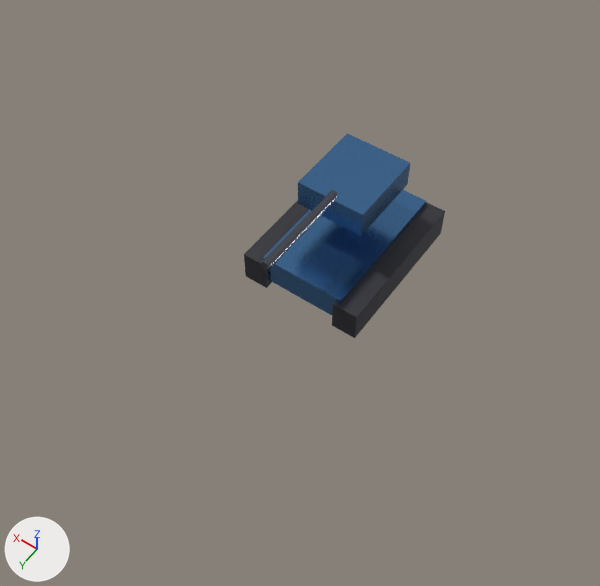
What one commit did to the glTF model apps/web-client/public/assets/models/units/AL_MCV_MobileNode_LOD1.glb.
Rendered twice from a camera (50 mm lens) standing at (-7.67, 12.87, 17.42) and looking at (-0.22, 2.44, 1.03). The axes (+X, +Y, +Z) are drawn at lower left. The lights are the same throughout. The older version comes first. Objects named as collision shapes, trigger or cutter boxes, shadow casters or lower levels of detail are left out. Where no turn or scale is listed for an object, it has been applied to the vertices. Vertices at exactly the same position are counted once.

Before the edit, the objects in view are built like this:
```python
ob_cube = bpy.data.objects.new('Cube', me_cube)
ob_cube.parent = ob_vehicleroot
ob_cube.location = (0.0, 0.0, 0.7)
ob_cube.scale = (2.4, 4.2, 0.8)
ob_cube_001 = bpy.data.objects.new('Cube.001', me_cube_001)
ob_cube_001.parent = ob_vehicleroot
ob_cube_001.location = (-1.4, 0.0, 0.5)
ob_cube_001.scale = (0.7, 4.4, 0.9)
ob_cube_002 = bpy.data.objects.new('Cube.002', me_cube_002)
ob_cube_002.parent = ob_vehicleroot
ob_cube_002.location = (1.4, 0.0, 0.5)
ob_cube_002.scale = (0.7, 4.4, 0.9)
ob_cube_003 = bpy.data.objects.new('Cube.003', me_cube_003)
ob_cube_003.parent = ob_turretyaw
ob_cube_003.location = (0.0, -0.2, 1.4)
ob_cube_003.scale = (1.9, 2.2, 0.75)
ob_cylinder = bpy.data.objects.new('Cylinder', me_cylinder)
ob_cylinder.location = (0.0, 2.1, 2.95)
ob_turretyaw = bpy.data.objects.new('TurretYaw', None)
ob_turretyaw.parent = ob_vehicleroot
ob_turretyaw.location = (0.0, 0.0, 1.2)
```
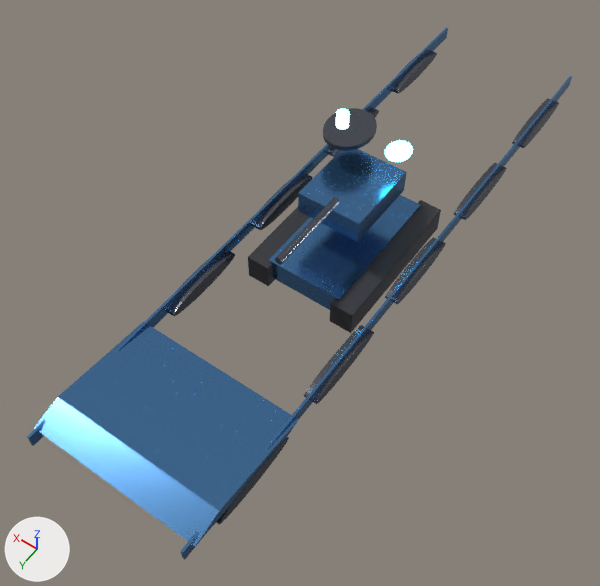
ob_turretyaw is not drawn itself; it is the parent of ob_cube_003, ob_gunpitch.

Where the newer file only moved an object's origin or applied its transform, the numbers keep the older frame.

What differs and where, as boxes (x1, y1, x2, y2) in the pictures (600 x 586 px; the box of a moved part takes in the faces that stretch with it):
'Cube.001', recoloured, moved, rescaled, turned
    before: (332, 202, 445, 338)
    after: (34, 322, 299, 546)
'Cube.003', recoloured, moved, rescaled (247% wider, 365% taller)
    before: (298, 133, 410, 236)
    after: (181, 76, 572, 559)
'Cube', recoloured, reshaped, rescaled (6% narrower, 8% shorter)
    before: (263, 190, 426, 315)
    after: (268, 195, 421, 310)
'Cube.006', added (blue)
    after: (298, 149, 407, 242)
'Cube.002', recoloured, reshaped, moved, rescaled
    before: (244, 200, 309, 288)
    after: (330, 200, 441, 333)
'Cube.005', added
    after: (27, 28, 448, 446)
'Cylinder', reshaped (38% narrower, 37% shorter)
    before: (261, 190, 338, 270)
    after: (512, 98, 559, 148)
'Cube.004', added
    after: (248, 207, 310, 286)
'Cylinder.010', added
    after: (323, 108, 377, 151)
'Cylinder.003', added
    after: (304, 325, 374, 404)
'Cylinder.008', added
    after: (168, 251, 235, 316)
'Cylinder.002', added
    after: (385, 237, 446, 304)
'Cylinder.007', added
    after: (254, 174, 313, 230)
'Cylinder.001', added
    after: (454, 163, 507, 220)
'Cylinder.011', added
    after: (275, 197, 339, 264)
'Cylinder.004', added
    after: (216, 437, 289, 524)
'Cylinder.005', added
    after: (392, 51, 437, 94)
'Sphere', added
    after: (385, 140, 413, 162)
'Cylinder.012', added
    after: (336, 109, 350, 130)
'Cylinder.006', added
    after: (328, 108, 379, 157)
part 1 of me_cube, moved or reshaped (not visible afterwards)
    before: (263, 190, 426, 315)

What changed in the scene script:
```text
Change me_cube_001:
    where me_cube_001.from_pydata(...)  # 8 vertices, 12 faces; spans x -0.5..0.5, y -0.5..0.5, z -0.5..0.5
    remove me_cube_001.materials.append(mat_mat_treads)  # dark grey #3f3f45
    add me_cube_001.materials.append(mat_mat_alliancearmor)  # blue #5081b3
Change me_cube_003:
    where me_cube_003.from_pydata(...)  # 8 vertices, 12 faces; spans x -0.5..0.5, y -0.5..0.5, z -0.5..0.5
    remove me_cube_003.materials.append(mat_mat_alliancearmor)  # blue #5081b3
    add me_cube_003.materials.append(mat_mat_treads)  # dark grey #3f3f45
Change me_cylinder:
    remove me_cylinder.from_pydata(...)  # 64 vertices, 124 faces; spans x -0.12..0.12, y -1.4..1.4, z -0.12..0.12
    add me_cylinder.from_pydata(...)  # 64 vertices, 124 faces; spans x -2.32..-1.97, y -10.37..-7.91, z -2.27..-1.85
    me_cylinder part 2: the whole mesh is multiplied about its middle by the matrix ((0.0, -0.128, 0.0), (0.0, 0.0, 10.267), (-1.75, 0.0, 0.0)), then moved by (-2.14, -9.14, -2.06)
Add me_cube_006:
    me_cube_006.from_pydata([(0.0, -9.2, -0.2), (0.0, -9.2, 0.2), (0.0, 9.2, -0.2), (0.0, 9.2, 0.2), (0.0, -9.2, -0.2), (0.0, -9.2, 0.2), (0.0, 9.2, -0.2), (0.0, 9.2, 0.2)], [], [(0, 1, 3), (0, 3, 2), (2, 3, 7), (2, 7, 6), (6, 7, 5), (6, 5, 4), (4, 5, 1), (4, 1, 0), (2, 6, 4), (2, 4, 0), (7, 3, 1), (7, 1, 5)])
    me_cube_006.materials.append(mat_mat_alliancearmor)  # blue #5081b3
Change ob_cube:
    ob_cube: bpy.data.objects.new('Cube', me_cube) -> bpy.data.objects.new('Cube', me_cube_001)
    ob_cube.location: (0.0, 0.0, 0.7) -> (0.0, 0.0, 0.65)
    ob_cube.scale: (2.4, 4.2, 0.8) -> (2.2, 4.0, 0.65)
Change ob_cube_001:
    ob_cube_001.parent: ob_vehicleroot -> ob_cube
    ob_cube_001.location: (-1.4, 0.0, 0.5) -> (0.0, 1.8, 0.75)
    ob_cube_001.rotation_euler: (0.0, 0.0, 0.0) -> (0.524, 0.0, 0.0)  # degrees (0, 0, 0) -> degrees (30, 0, 0)
    ob_cube_001.scale: (0.7, 4.4, 0.9) -> (2.1, 0.8, 0.4)
Change ob_cube_002:
    ob_cube_002: bpy.data.objects.new('Cube.002', me_cube_002) -> bpy.data.objects.new('Cube.002', me_cube_003)
    ob_cube_002.location: (1.4, 0.0, 0.5) -> (-1.3, 0.0, 0.55)
    ob_cube_002.scale: (0.7, 4.4, 0.9) -> (0.65, 4.4, 0.75)
Change ob_turretyaw:
    ob_turretyaw.location: (0.0, 0.0, 1.2) -> (0.0, 0.0, 1.1)
Change ob_cube_003:
    ob_cube_003.parent: ob_turretyaw -> ob_cube_002
    ob_cube_003.location: (0.0, -0.2, 1.4) -> (-1.365, 0.0, 0.65)
    ob_cube_003.scale: (1.9, 2.2, 0.75) -> (0.1, 4.2, 0.5)
Add ob_cylinder_012:
    ob_cylinder_012 = bpy.data.objects.new('Cylinder.012', me_cylinder_012)  # a 32-sided cylinder along z spanning x -0.15..0.15, y -0.15..0.15, z -0.175..0.175; in mat_mat_allianceblue (cyan #3fd3ff, glowing cyan #59e1ff)
    ob_cylinder_012.location = (0.0, 0.5, 5.15)
Add ob_cylinder_011:
    ob_cylinder_011 = bpy.data.objects.new('Cylinder.011', me_cylinder_011)  # 64 vertices, 124 faces; spans x -0.1..0.1, y -1.2..1.2, z -0.1..0.1; in mat_mat_darksteel (grey #61656f)
    ob_cylinder_011.location = (0.0, 1.8, 2.65)
Add ob_sphere:
    ob_sphere = bpy.data.objects.new('Sphere', me_sphere)  # a UV sphere (32 segments, 16 rings, poles along z) spanning x -0.324..0.324, y -0.396..0.396, z -0.117..0.117; in mat_mat_allianceblue (cyan #3fd3ff, glowing cyan #59e1ff)
    ob_sphere.location = (-0.72, -1.03, 3.44)
Add ob_cylinder_010:
    ob_cylinder_010 = bpy.data.objects.new('Cylinder.010', me_cylinder_010)  # 64 vertices, 124 faces; spans x -0.63..0.63, y -0.77..0.77, z -0.06..0.06; in mat_mat_darksteel (grey #61656f)
    ob_cylinder_010.location = (0.72, -1.03, 3.42)
Add ob_cube_006:
    ob_cube_006 = bpy.data.objects.new('Cube.006', me_cube_007)  # a box spanning x -0.9..0.9, y -1.1..1.1, z -0.32..0.32; in mat_mat_alliancearmor (blue #5081b3)
    ob_cube_006.location = (0.0, -0.15, 2.35)
Add ob_cylinder_008:
    ob_cylinder_008 = bpy.data.objects.new('Cylinder.008', me_cylinder_008)  # 64 vertices, 124 faces; spans x -0.18..0.18, y -1.23..1.23, z -0.21..0.21; in mat_mat_darksteel (grey #61656f)
    ob_cylinder_008.location = (2.14, 3.52, 0.89)
Add ob_cylinder_007:
    ob_cylinder_007 = bpy.data.objects.new('Cylinder.007', me_cylinder_008.copy())
    ob_cylinder_007.location = (2.14, 0.0, 0.89)
Add ob_cylinder_006:
    ob_cylinder_006 = bpy.data.objects.new('Cylinder.006', me_cylinder_008.copy())
    ob_cylinder_006.location = (2.14, -3.52, 0.89)
Add ob_cylinder_005:
    ob_cylinder_005 = bpy.data.objects.new('Cylinder.005', me_cylinder_008.copy())
    ob_cylinder_005.location = (2.14, -7.04, 0.89)
Add ob_cube_005:
    ob_cube_005 = bpy.data.objects.new('Cube.005', me_cube_006)
    ob_cube_005.location = (2.19, 0.0, 1.04)
Add ob_cube_004:
    ob_cube_004 = bpy.data.objects.new('Cube.004', me_cube_005)  # a box spanning x -0.32..0.32, y -2.2..2.2, z -0.38..0.38; in mat_mat_treads (dark grey #3f3f45)
    ob_cube_004.location = (1.3, 0.0, 0.55)
Add ob_cylinder_004:
    ob_cylinder_004 = bpy.data.objects.new('Cylinder.004', me_cylinder_008.copy())
    ob_cylinder_004.location = (-2.14, 7.04, 0.89)
Add ob_cylinder_003:
    ob_cylinder_003 = bpy.data.objects.new('Cylinder.003', me_cylinder_008.copy())
    ob_cylinder_003.location = (-2.14, 3.52, 0.89)
Add ob_cylinder_002:
    ob_cylinder_002 = bpy.data.objects.new('Cylinder.002', me_cylinder_008.copy())
    ob_cylinder_002.location = (-2.14, 0.0, 0.89)
Add ob_cylinder_001:
    ob_cylinder_001 = bpy.data.objects.new('Cylinder.001', me_cylinder_008.copy())
    ob_cylinder_001.location = (-2.14, -3.52, 0.89)
```
